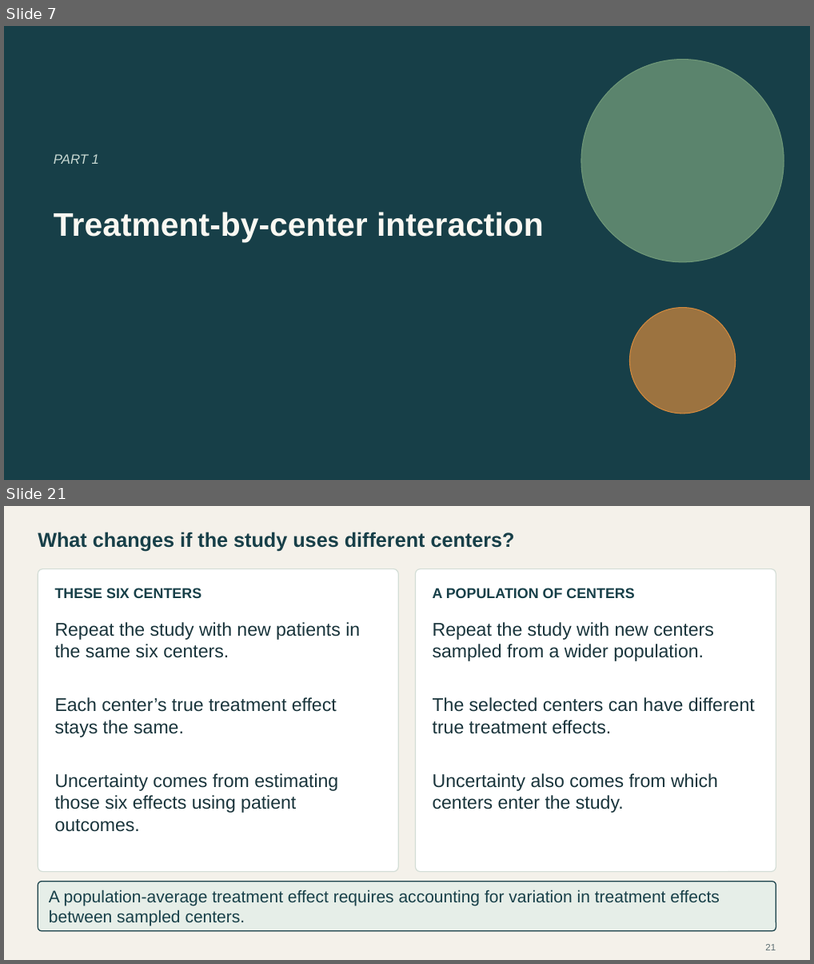
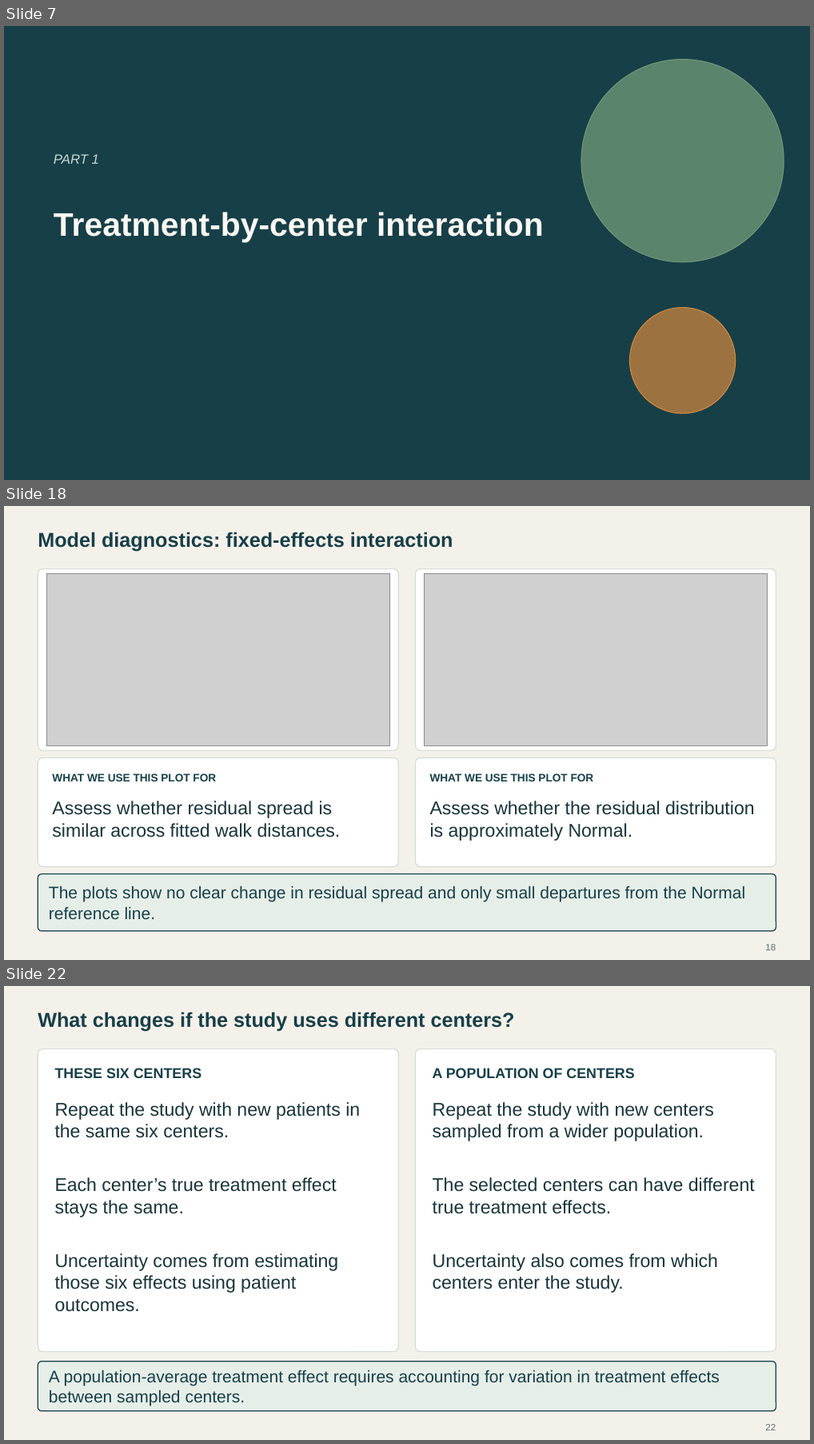
Before and after one commit to Postmus/BeyondMLR, a slide deck: lectures_2627/week2/Beyond_MLR_Week_2.pptx. Shown one above the other, each under a label of ours: slides 7 and 21 before the commit, slides 7, 18 and 22 after it; the slides between them are not shown. The pictures are 814x964 and 814x1444 pixels, drawn with LibreOffice and Linux fonts; fonts in the diff are those of the drawing; grey boxes stand for pictures. Boxes give left, top, right and bottom in pixels: in the first picture for what was removed or moved away, otherwise in the second. Text is boxed around its words. In the diff, an @@ line names an element or a change of style, - is before the commit and + after.

Commit message:
Refine Week 2 interaction case study and simplify uncertainty discussion

```diff
--- a/lectures_2627/week2/Beyond_MLR_Week_2.pptx
+++ b/lectures_2627/week2/Beyond_MLR_Week_2.pptx
@@ slide 18 added at bbox=[4, 506, 810, 960], background #F4F1EA @@
@@ text added at bbox=[38, 532, 454, 552], 24 pt, text #173F48, bold @@
+Model diagnostics: fixed-effects interaction
@@ rounded rectangle added at bbox=[38, 569, 398, 751], fill #FFFFFF, outline #D3DDD6 1.1 pt @@
@@ picture added at bbox=[46, 574, 390, 745] @@
@@ rounded rectangle added at bbox=[415, 569, 776, 751], fill #FFFFFF, outline #D3DDD6 1.1 pt @@
@@ picture added at bbox=[425, 574, 768, 745] @@
@@ rounded rectangle added at bbox=[38, 758, 398, 867], fill #FFFFFF, outline #D3DDD6 1.1 pt @@
@@ rounded rectangle added at bbox=[415, 758, 776, 867], fill #FFFFFF, outline #D3DDD6 1.1 pt @@
@@ text added at bbox=[52, 773, 216, 781], 13 pt, text #173F48, bold @@
+WHAT WE USE THIS PLOT FOR
@@ text added at bbox=[430, 773, 594, 781], 13 pt, text #173F48, bold @@
+WHAT WE USE THIS PLOT FOR
@@ text added at bbox=[52, 800, 341, 837], 22 pt, text #19343B @@
+Assess whether residual spread is similar across fitted walk distances.
@@ text added at bbox=[430, 800, 755, 840], 22 pt, text #19343B @@
+Assess whether the residual distribution is approximately Normal.
@@ rounded rectangle added at bbox=[38, 874, 777, 931], fill #E6EEE8, outline #173F48 1.2 pt @@
@@ text added at bbox=[49, 885, 746, 919], 20 pt, text #173F48 @@
+The plots show no clear change in residual spread and only small departures from the Normal reference line.
@@ page number added at bbox=[766, 944, 776, 950], 11 pt, text #5C6E72 @@
+18
@@ what was slide 21 is now slide 22 @@
@@ page number at bbox=[766, 1424, 776, 1430]: text changed @@
-21
+22
```
Also in this commit, not shown: 2 slides changed, 12 other slides added, 12 slides removed, 32 other files.
